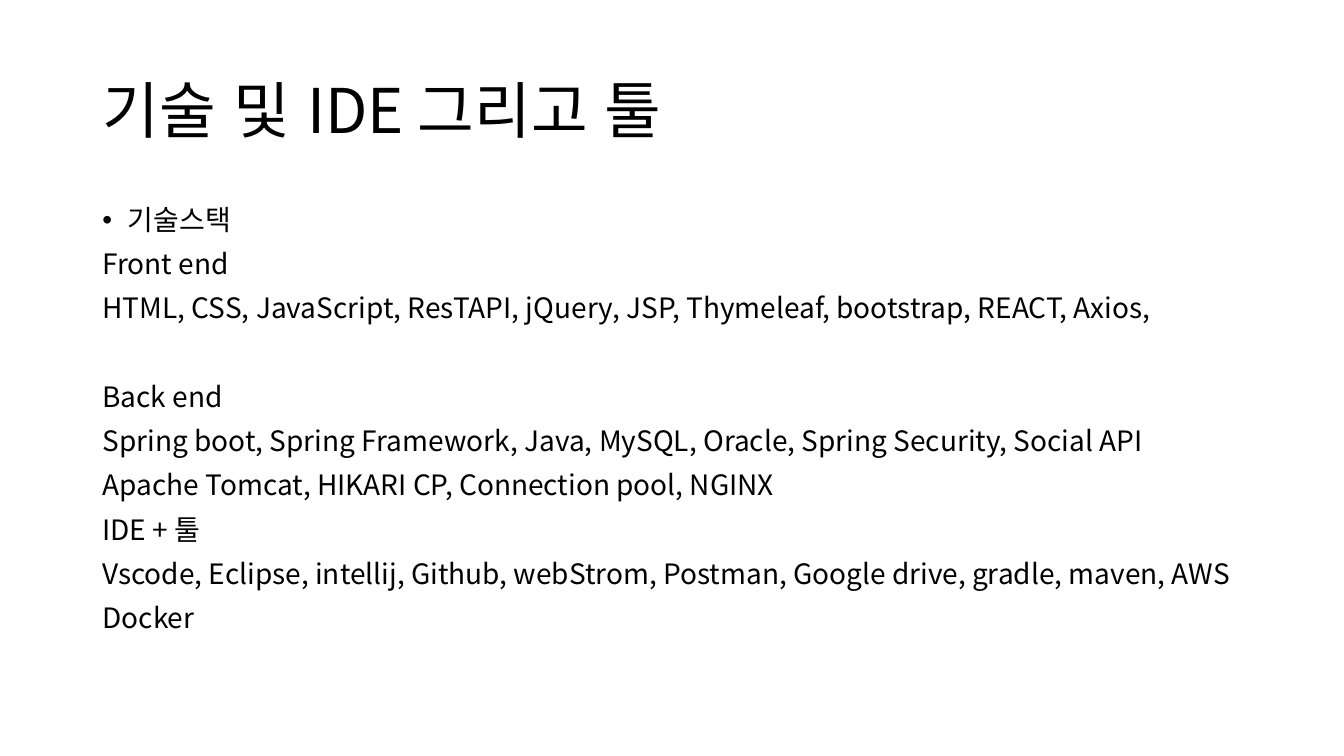
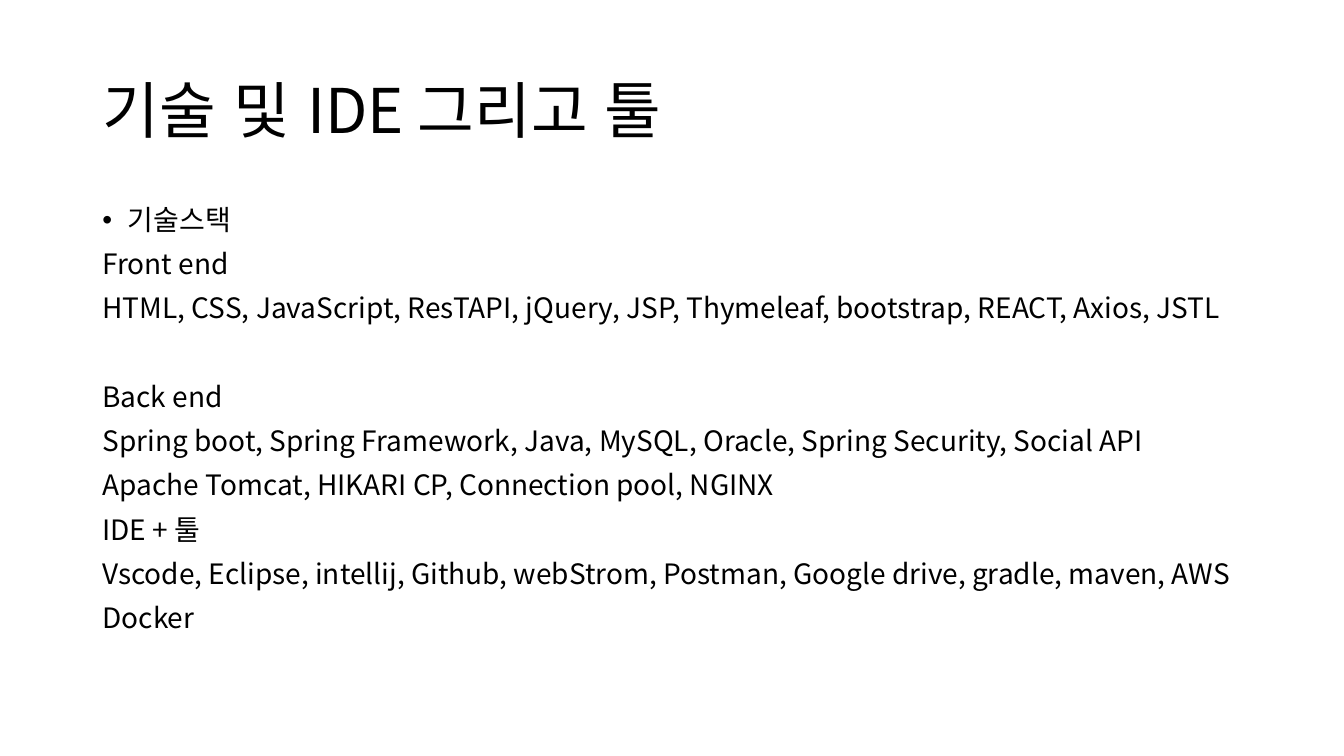
Before and after one commit to joungjaehyun/springboot, a slide deck: slide 3 of SystemTemplate.pptx. Drawn at 1344x756 pixels with LibreOffice and Linux fonts; fonts in the diff are those of the drawing. Boxes give left, top, right and bottom in pixels: in the first picture for what was removed or moved away, otherwise in the second. Text is boxed around its words. In the diff, an @@ line names an element or a change of style, - is before the commit and + after.

```diff
--- a/SystemTemplate.pptx
+++ b/SystemTemplate.pptx
@@ text at [102, 295, 1220, 325]: text changed @@
-HTML, CSS, JavaScript, ResTAPI, jQuery, JSP, Thymeleaf, bootstrap, REACT, Axios,
+HTML, CSS, JavaScript, ResTAPI, jQuery, JSP, Thymeleaf, bootstrap, REACT, Axios, JSTL
```
